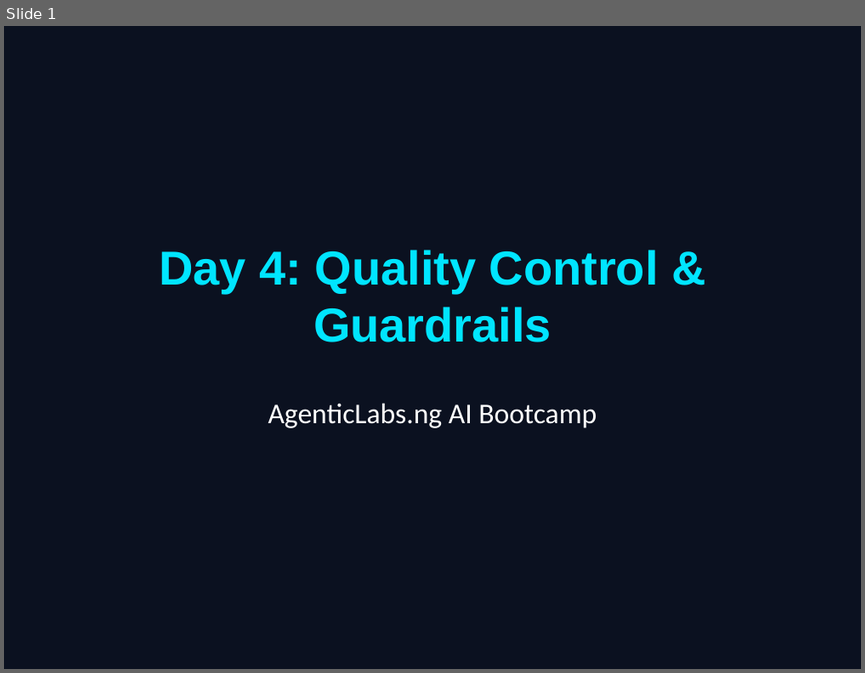
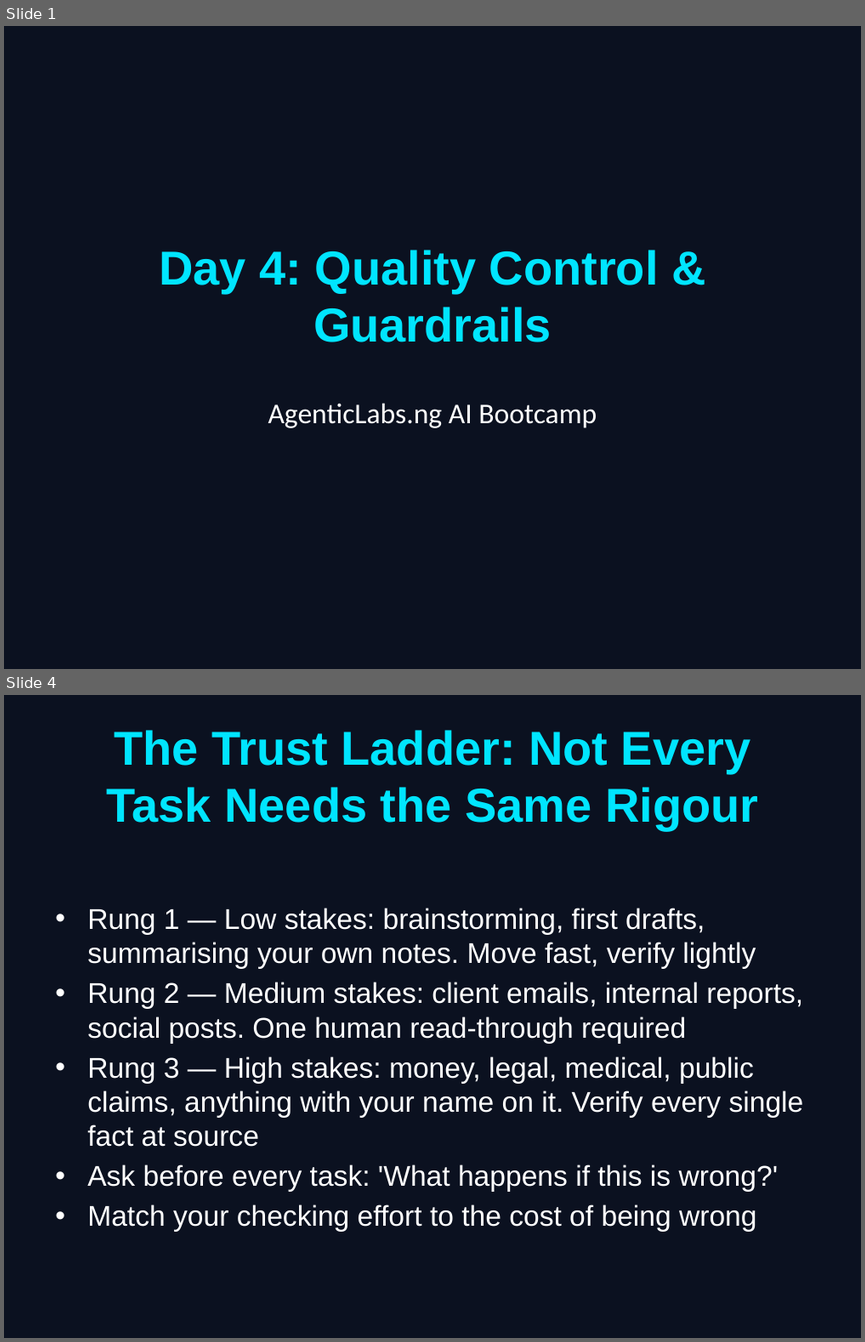
Before and after one commit to INTeniola/agentic-courses, a slide deck: ai-beginner-bootcamp-outline/day_4/Day_4_Slides.pptx. Shown one above the other, each under a label of ours: slide 1 before the commit, slides 1 and 4 after it; the slides between them are not shown. The pictures are 865x673 and 865x1342 pixels, drawn with LibreOffice and Linux fonts; fonts in the diff are those of the drawing. Boxes give left, top, right and bottom in pixels: in the first picture for what was removed or moved away, otherwise in the second. Text is boxed around its words. In the diff, an @@ line names an element or a change of style, - is before the commit and + after.

```diff
--- a/ai-beginner-bootcamp-outline/day_4/Day_4_Slides.pptx
+++ b/ai-beginner-bootcamp-outline/day_4/Day_4_Slides.pptx
@@ slide 4 added at [4, 695, 861, 1338], background #0B1120 @@
@@ title added at [107, 730, 758, 830], 40 pt, text #00E5FF, bold @@
+The Trust Ladder: Not Every Task Needs the Same Rigour
@@ text added at [87, 907, 804, 1231], 24 pt, text #FFFFFF @@
+• Rung 1 — Low stakes: brainstorming, first drafts, summarising your own notes. Move fast, verify lightly
+• Rung 2 — Medium stakes: client emails, internal reports, social posts. One human read-through required
+• Rung 3 — High stakes: money, legal, medical, public claims, anything with your name on it. Verify every single fact at source
+• Ask before every task: 'What happens if this is wrong?'
+• Match your checking effort to the cost of being wrong
```
Also in this commit, not shown: 6 slides changed, 1 other slide added, 2 slides removed, 35 other files.
